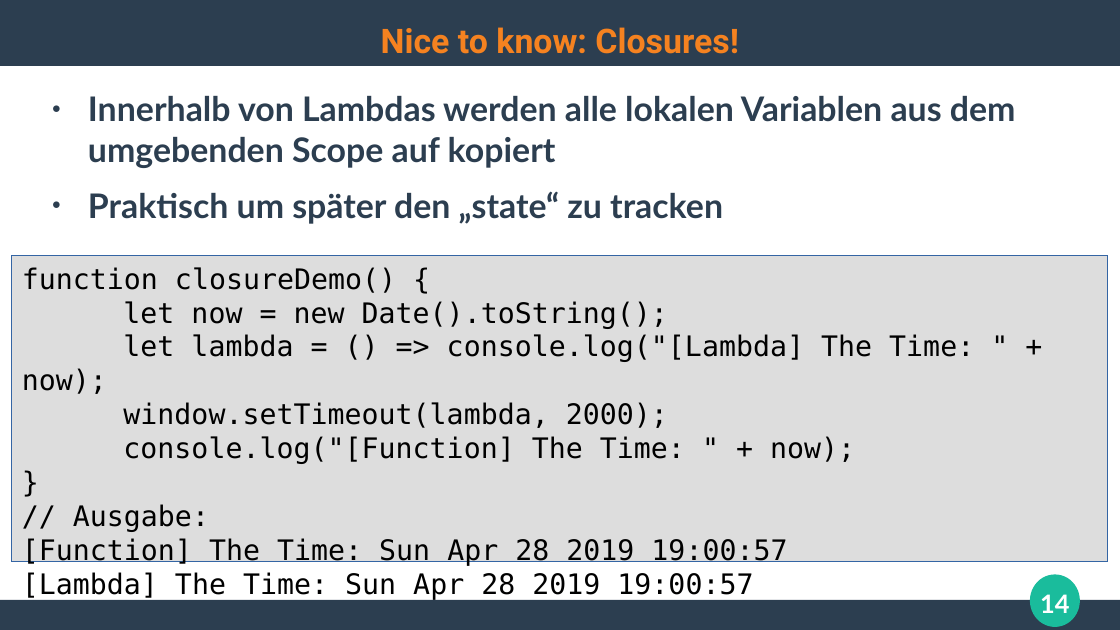
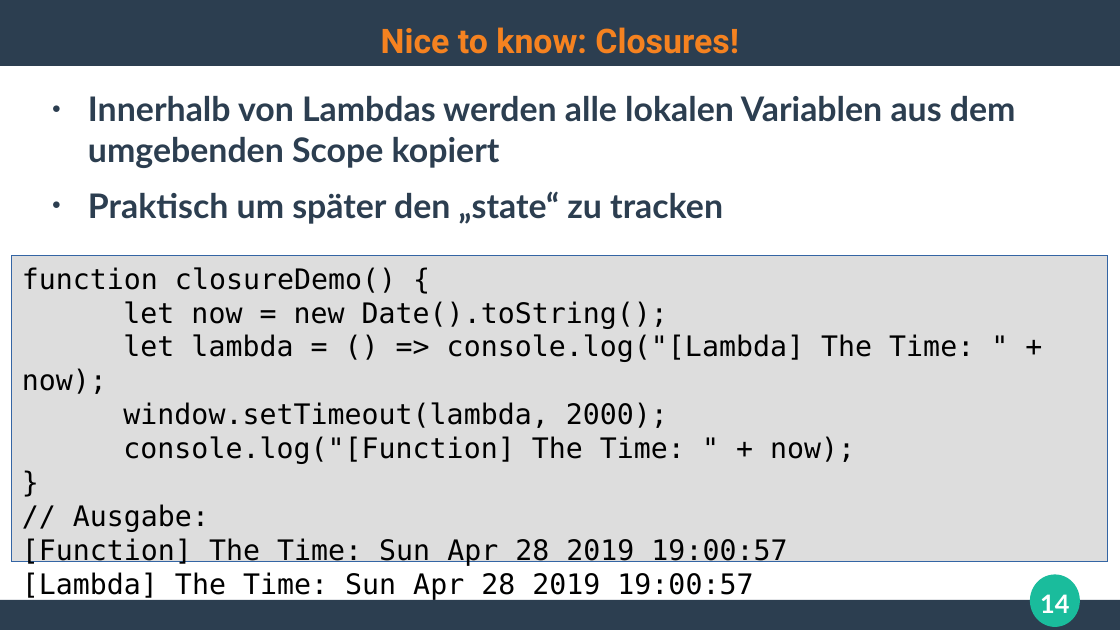
Before and after one commit to ghandmann/HS-AlbSig-WebAnwendungen2, a slide deck: slide 14 of Kapitel/05_Web2.0_AJAX_1x1.odp. Drawn at 1120x630 pixels with LibreOffice and Linux fonts; fonts in the diff are those of the drawing. Boxes give left, top, right and bottom in pixels: in the first picture for what was removed or moved away, otherwise in the second. Text is boxed around its words. In the diff, an @@ line names an element or a change of style, - is before the commit and + after.

```diff
--- a/Kapitel/05_Web2.0_AJAX_1x1.odp
+++ b/Kapitel/05_Web2.0_AJAX_1x1.odp
@@ text at (x1=88, y1=96, x2=1016, y2=168): text changed @@
-● Innerhalb von Lambdas werden alle lokalen Variablen aus dem umgebenden Scope auf kopiert
+● Innerhalb von Lambdas werden alle lokalen Variablen aus dem umgebenden Scope kopiert
```
Also in this commit, not shown: 1 other slide changed.
